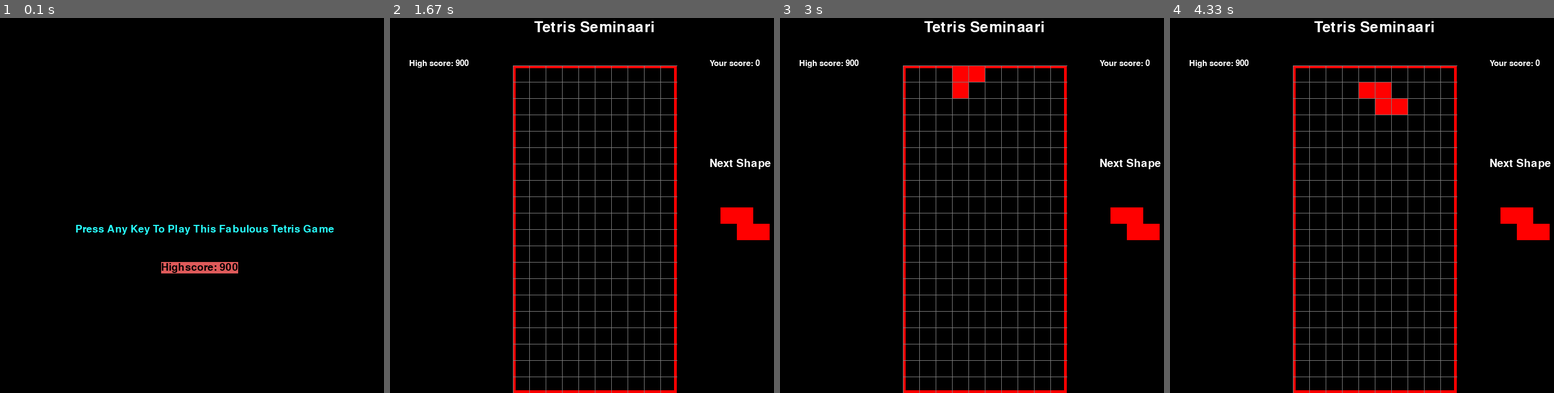
Above: before the commit, frames 1-4 (left to right).
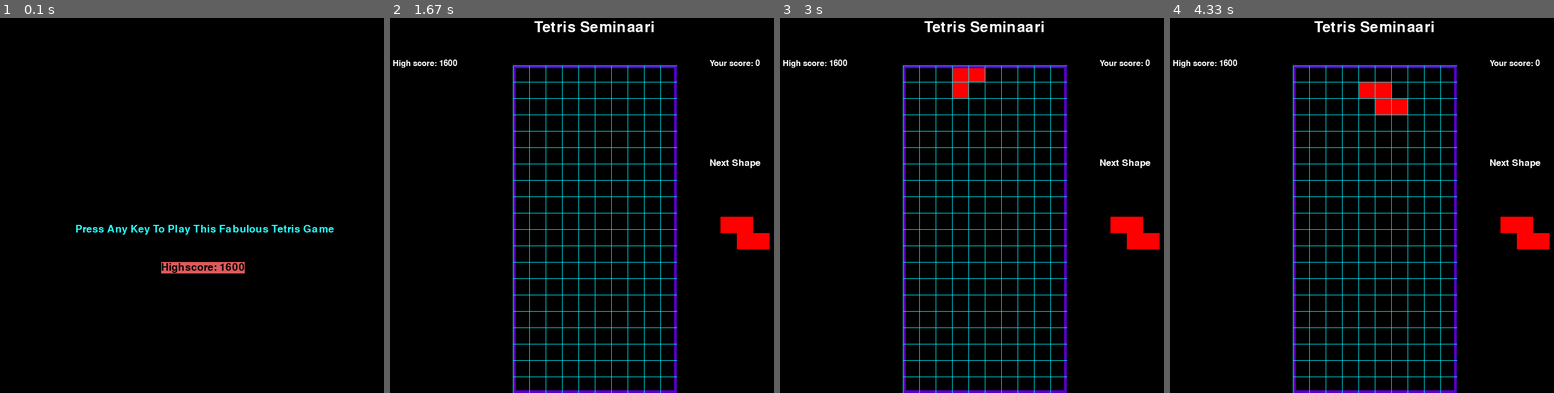
Above: after the commit, the same moments.

Repository: DanielTarsalainen/Pygame-Tetris
Game: pygame game, started from tetris.py
The game is run twice, just before and just after one commit, with the same random seed, the same clock (stepped at 60 frames per second) and the same inputs.
Inputs:
- Up to frame 1 (0.1 s): no input
- Up to frame 2 (1.67 s): hold Right 0.33-0.8 s; hold Up 0.83-1.13 s
- Up to frame 3 (3 s): hold Down 2.23-2.53 s; hold Left 2.57-2.97 s
- Up to frame 4 (4.33 s): hold Up 3-3.37 s; hold Right 3.4-4.03 s; hold Down from 4.07 s (still down)

The runs differ from the first frame. In frame 1, less than 0.1% of the frame differs, in the area x 57-64%, y 65-69%; in frame 2, 5.1%, in the area x 0-100%, y 11-100%; in frame 3, 5.1%; in frame 4, 5.1%.

Commit message:
Clarified some code and made some style changes

Diff:
--- /dev/null
+++ b/scoreboard.txt
@@ -0,0 +1 @@
+1600
--- a/scores.txt
+++ /dev/null
@@ -1 +0,0 @@
-900
--- a/tetris.py
+++ b/tetris.py
@@ -155,15 +155,17 @@
         self.rotation = 0
 
 
-def create_grid(locked_pos={}):
+def create_grid(locked_positions={}):
     # ten colors since there are ten squares in each row. 20 Rows in total
     # (0, 0, 0 stands for black)
     grid = [[(0, 0, 0) for x in range(10)] for x in range(20)]
 
+    # Checks which positions are locked when peaces have fallen down
     for i in range(len(grid)):
         for j in range(len(grid[i])):
-            if (j, i) in locked_pos:
-                c = locked_pos[(j, i)]
+            if (j, i) in locked_positions:
+                c = locked_positions[(j, i)]
+                # Freezes the positions
                 grid[i][j] = c
     return grid
 
@@ -191,11 +193,11 @@
 
 
 def update_totalscore(nscore):
-    with open('scores.txt', 'r') as f:
+    with open('scoreboard.txt', 'r') as f:
         lines = f.readlines()
         score = lines[0].strip()
 
-    with open('scores.txt', 'w') as f:
+    with open('scoreboard.txt', 'w') as f:
         if int(score) > nscore:
             f.write(str(score))
         else:
@@ -203,7 +205,7 @@
 
 
 def high_score():
-    with open('scores.txt', 'r') as f:
+    with open('scoreboard.txt', 'r') as f:
         lines = f.readlines()
         score = lines[0].strip()
 
@@ -246,25 +248,26 @@
                 # Add an empty row on top
                 locked[newKey] = locked.pop(key)
 
-    # Returns how many rows has been cleared
+    # Returns how many rows have been cleared
     return incrament
 
 
 def valid_space(shape, grid):
     # Every single position for 10 20 grid
     # Only adding a position into accepted_pos if it is empty
-    # Imbedded for loops to create a list
-    accepted_pos = [[(j, i) for j in range(10) if grid[i]
-                     [j] == (0, 0, 0)] for i in range(20)]
+    # Imbedded for-loops to create a list
+    valid_position = [[(j, i) for j in range(10) if grid[i]
+                       [j] == (0, 0, 0)] for i in range(20)]
 
     # Flattens the list, so it is one dimensional. [[(0,1)], [(2,3)]] --> [(0,1), (2,3)]
-    accepted_pos = [j for sub in accepted_pos for j in sub]
-
-    formatted = convert_shape_format(shape)
-
-    for pos in formatted:
-        if pos not in accepted_pos:
-            if pos[1] > -1:
+    valid_position = [j for sub in valid_position for j in sub]
+
+    formatted_positions = convert_shape_format(shape)
+
+    for position in formatted_positions:
+        if position not in valid_position:
+            # Tells whether we'are on the grid or not
+            if position[1] > -1:
                 return False
     return True
 
@@ -273,6 +276,7 @@
 def check_lost(positions):
     for pos in positions:
         x, y = pos
+        # If every position is creater than 1, return
         if y < 1:
             return True
 
@@ -284,7 +288,7 @@
 
 
 def draw_text_middle(surface, text, size, color):
-    font = pygame.font.SysFont("comissans", size)
+    font = pygame.font.SysFont("mvboli", size)
     label = font.render(text, 1, color)
 
     surface.blit(label, (top_left_x + play_width/2 - (label.get_width()/2),
@@ -293,7 +297,7 @@
 
 def draw_text_top(last_score, surface, text, size, color):
     full_text = text + last_score
-    font = pygame.font.SysFont("comissans", size)
+    font = pygame.font.SysFont("mvboli", size)
     label = font.render(full_text, last_score, 1, color)
 
     sx = top_left_x - 200
@@ -303,7 +307,7 @@
 
 
 def draw_next_shape(shape, surface):
-    font = pygame.font.SysFont('comicsans', 30)
+    font = pygame.font.SysFont('mvboli', 26)
     label = font.render('Next Shape', 1, (255, 255, 255))
 
     sx = top_left_x + play_width + 50
@@ -317,7 +321,7 @@
         for j, column in enumerate(row):
             if column == '0':
                 pygame.draw.rect(surface, shape.color, (sx + j*block_size,
-                                 sy + i*block_size, block_size, block_size), 0)
+                                 sy + 17 + i*block_size, block_size, block_size), 0)
 
     surface.blit(label, (sx + 10, sy - 30))
 
@@ -327,10 +331,10 @@
     sy = top_left_y
 
     for i in range(len(grid)):
-        pygame.draw.line(surface, (128, 128, 128), (sx, sy +
+        pygame.draw.line(surface, (0, 247, 255), (sx, sy +
                          i*block_size), (sx+play_width, sy + i*block_size))
         for j in range(len(grid[i])):
-            pygame.draw.line(surface, (128, 128, 128), (sx + j *
+            pygame.draw.line(surface, (0, 247, 255), (sx + j *
                              block_size, sy), (sx+j*block_size, sy + play_height))
 
             # Default value of 0
@@ -339,10 +343,12 @@
 def draw_window(surface, grid, score=0, last_score=0):
     surface.fill((0, 0, 0))
     pygame.font.init()
-    font = pygame.font.SysFont('comicsans', 40)
+    font = pygame.font.SysFont(
+        'mvboli', 40)
     title_label = font.render('Tetris Seminaari', 1, (255, 255, 255))
 
-    font = pygame.font.SysFont('comicsans', 23)
+    font = pygame.font.SysFont(
+        'mvboli', 23)
     score_label = font.render('Your score: ' + str(score), 1, (255, 255, 255))
 
     sx = top_left_x + play_width + 50
@@ -357,34 +363,24 @@
     # High-score
     score_label = font.render('High score: ' + last_score, 1, (255, 255, 255))
 
-    sx = top_left_x - 200
+    sx = top_left_x - 230
     sy = top_left_y + 200
 
     surface.blit(score_label, (sx + 10, sy - 211))
 
-    # # High-score starting window
-    # score_label = font.render(
-    #     'Highest score score: ' + highest, 1, (255, 255, 255))
-
-    # sx = top_left_x - 200
-    # sy = top_left_y + 200
-
-    # surface.blit(score_label, (sx + 10, sy - 211))
-
-    # Loop for drawing the grid
     for i in range(len(grid)):
         for j in range(len(grid[i])):
             pygame.draw.rect(surface, grid[i][j], (top_left_x + j*block_size,
                              top_left_y + i*block_size, block_size, block_size), 0)
 
     # Draws the game grid
-    pygame.draw.rect(surface, (255, 0, 0),
+    pygame.draw.rect(surface, (86, 0, 199),
                      (top_left_x, top_left_y, play_width, play_height), 5)
 
     draw_grid(surface, grid)
 
 
-def main(win):
+def main(window):
     last_score = high_score()
     locked_positions = {}
     grid = create_grid(locked_positions)
@@ -407,18 +403,18 @@
         level_time += clock.get_rawtime()
         clock.tick()
 
-        # The speed is increased every five minutes
+        # The speed is increased every five seconds
         if level_time/1000 > 5:
             level_time = 0
             if fall_speed > 0.11:
-                # Takes about minute and fourty seconds before getting closer to reaching terminal velocity
+                # Takes about minute and 50 seconds before getting closer to reaching terminal velocity
                 fall_speed -= 0.004
 
         # Automatically moves peace down
         if fall_time/1000 > fall_speed:
             fall_time = 0
             current_piece.y += 1
-            # Moves a piece back if hits the walls
+            # Moves a piece back if hits the walls or is not valid
             if not (valid_space(current_piece, grid)) and current_piece.y > 0:
                 current_piece.y -= 1
                 change_piece = True
@@ -445,19 +441,19 @@
                     if not(valid_space(current_piece, grid)):
                         current_piece.rotation -= 1
 
-        # Check all the positions falling down, if their hitting the ground etc..
-        shape_pos = convert_shape_format(current_piece)
+        # Check all the positions falling down, if they're hitting the ground etc..
+        shape_positions = convert_shape_format(current_piece)
 
         # Drawing colors for the shapes
-        for i in range(len(shape_pos)):
-            x, y = shape_pos[i]
+        for i in range(len(shape_positions)):
+            x, y = shape_positions[i]
             # Checks if a position is above the screen
             if y > -1:
                 grid[y][x] = current_piece.color
 
         if change_piece:
-            for pos in shape_pos:
-                p = (pos[0], pos[1])
+            for position in shape_positions:
+                p = (position[0], position[1])
                 # Checks whether the piece is not moving anymore.
                 locked_positions[p] = current_piece.color
             current_piece = next_piece
@@ -466,19 +462,19 @@
             change_piece = False
             score += clear_rows(grid, locked_positions) * 100
 
-        draw_window(win, grid, score, last_score)
-        draw_next_shape(next_piece, win)
+        draw_window(window, grid, score, last_score)
+        draw_next_shape(next_piece, window)
         pygame.display.update()
 
         # Breaks the while loop and ends the game
         if check_lost(locked_positions):
-            draw_text_middle(win, "YOU LOST! HERE'S YOUR SCORE " +
-                             str(score), 60, (40, 255, 255))
+            draw_text_middle(window, "YOU LOST! YOUR SCORE: " +
+                             str(score), 38, (255, 222, 0))
             pygame.display.update()
             pygame.time.delay(2000)
             run = False
             update_totalscore(score)
-            main_menu(win, last_score)
+            main_menu(window, last_score)
 
     pygame.display.quit()
 
@@ -504,10 +500,6 @@
 
 
 last_score = high_score()
-
 win = pygame.display.set_mode((s_width, s_height))
 pygame.display.set_caption('Seminaari Tetris')
 main_menu(win, last_score)
-
-
-main_menu()  # start game
